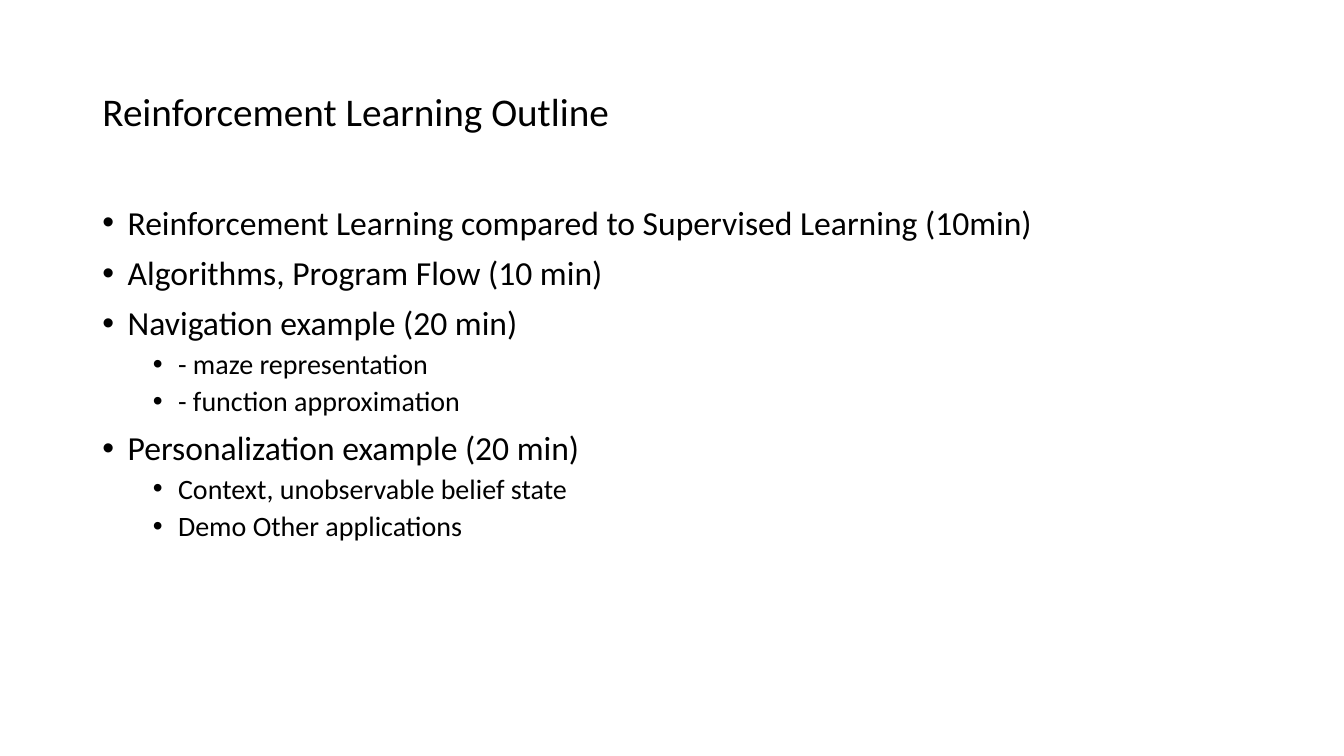
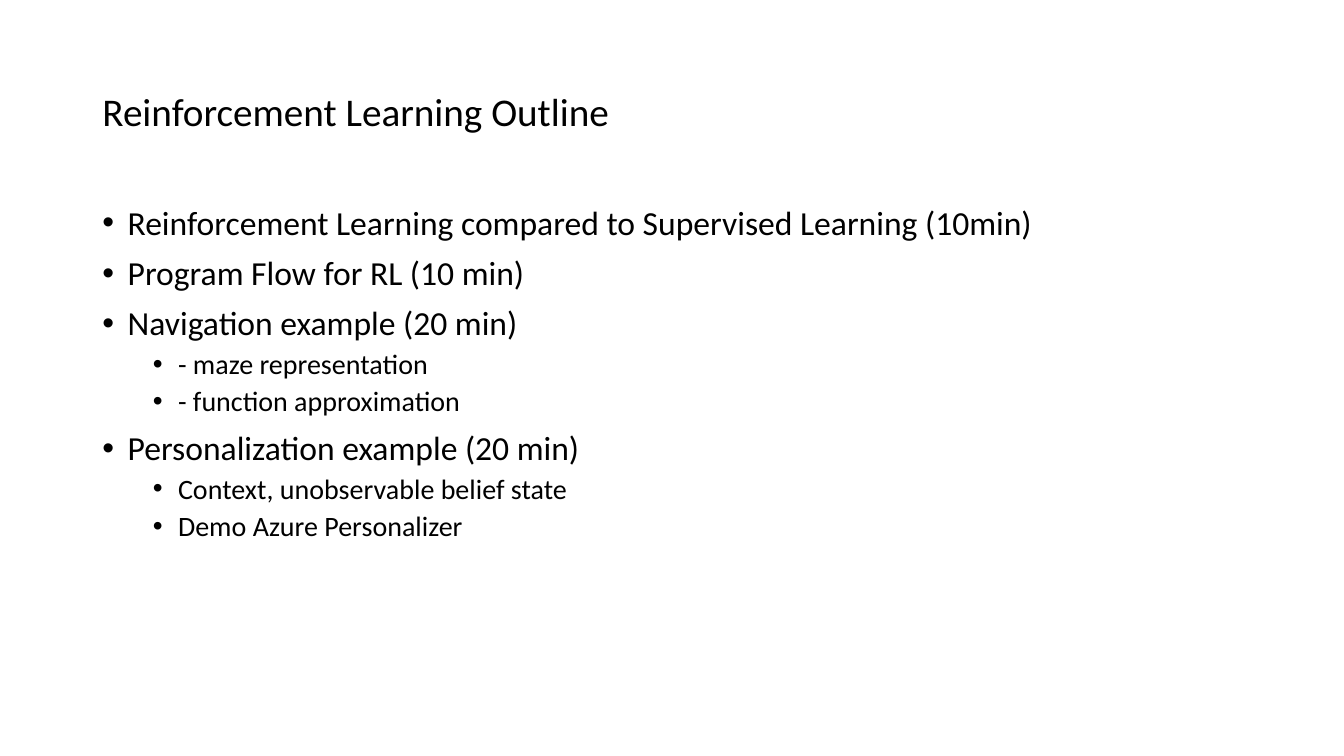
Before and after one commit to microsoft/ICSE2019, a slide deck: slide 2 of Rlearning/RL_ICSE.pptx. Drawn at 1344x756 pixels with LibreOffice and Linux fonts; fonts in the diff are those of the drawing. Boxes give left, top, right and bottom in pixels: in the first picture for what was removed or moved away, otherwise in the second. Text is boxed around its words. In the diff, an @@ line names an element or a change of style, - is before the commit and + after.

Commit message:
py personalizer

```diff
--- a/Rlearning/RL_ICSE.pptx
+++ b/Rlearning/RL_ICSE.pptx
@@ text at bbox=[128, 260, 524, 291]: text changed @@
-• Algorithms, Program Flow (10 min)
+• Program Flow for RL (10 min)
@@ text at bbox=[178, 516, 462, 537]: text changed @@
-  • Demo Other applications
+  • Demo Azure Personalizer
```
Also in this commit, not shown: 12 other files.
